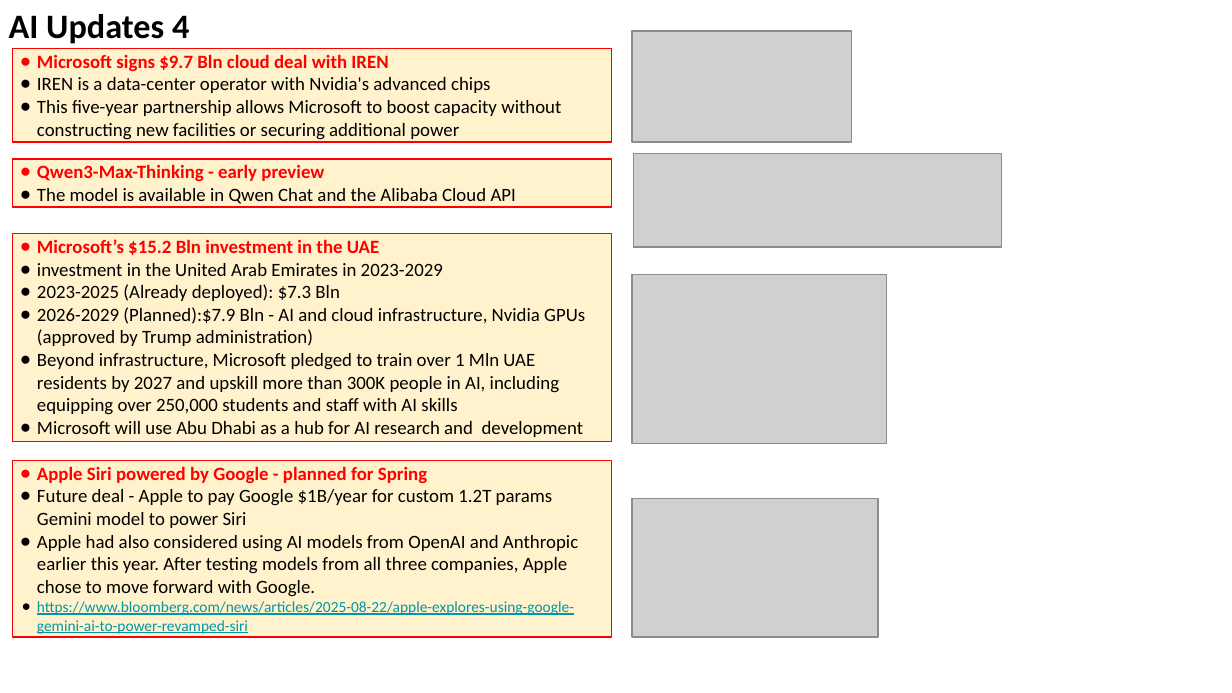
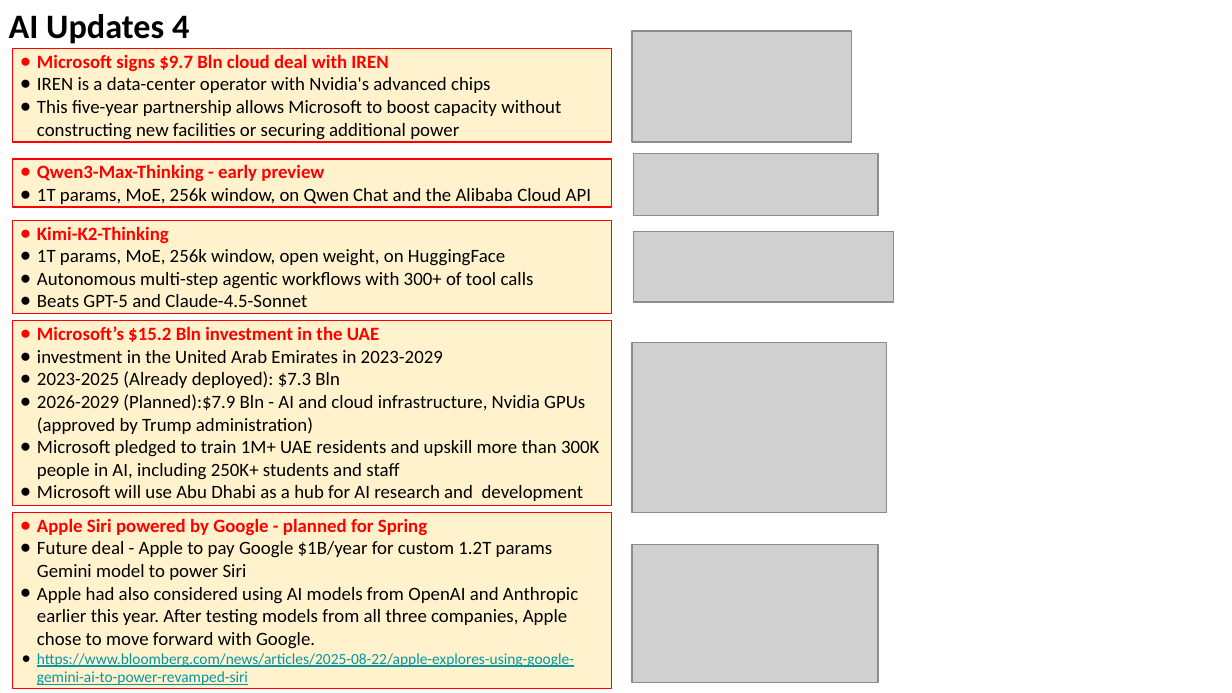
Before and after one commit to lselector/seminar, a slide deck: slide 10 of 2025/2025-11-07-AI-Updates.pptx. Drawn at 1232x693 pixels with LibreOffice and Linux fonts; fonts in the diff are those of the drawing; grey boxes stand for pictures. Boxes give left, top, right and bottom in pixels: in the first picture for what was removed or moved away, otherwise in the second. Text is boxed around its words. In the diff, an @@ line names an element or a change of style, - is before the commit and + after.

Commit message:
update

```diff
--- a/2025/2025-11-07-AI-Updates.pptx
+++ b/2025/2025-11-07-AI-Updates.pptx
@@ picture: place and size @@
-picture at [633, 154, 1002, 248]
+picture at [633, 154, 878, 217]
@@ text in rectangle at [37, 188, 591, 207]: text changed @@
-● The model is available in Qwen Chat and the Alibaba Cloud API
+● 1T params, MoE, 256k window, on Qwen Chat and the Alibaba Cloud API
@@ rectangle added at [12, 221, 611, 314], fill #FFF2CC, outline #FF0000 0.75 pt, 11 pt, text #000000 @@
+● Kimi-K2-Thinking
+● 1T params, MoE, 256k window, open weight, on HuggingFace
+● Autonomous multi-step agentic workflows with 300+ of tool calls
+● Beats GPT-5 and Claude-4.5-Sonnet
@@ picture added at [633, 232, 893, 303] @@
@@ rectangle "Microsoft’s $15.2 Bln investment in ...": place and size @@
-rectangle "Microsoft’s $15.2 Bln investment in ..." at [12, 234, 611, 442]
+rectangle "Microsoft’s $15.2 Bln investment in ..." at [12, 320, 611, 505]
@@ picture: place and size @@
-picture at [632, 275, 887, 445]
+picture at [632, 342, 887, 513]
@@ text in rectangle at [37, 440, 599, 480]: text changed @@
-● Beyond infrastructure, Microsoft pledged to train over 1 Mln UAE residents by 2027 and upskill more than 300K people in AI, including equipping over 250,000 students and staff with AI skills
+● Microsoft pledged to train 1M+ UAE residents and upskill more than 300K people in AI, including 250K+ students and staff
@@ rectangle "Apple Siri powered by Google ...": place and size @@
-rectangle "Apple Siri powered by Google ..." at [12, 461, 611, 637]
+rectangle "Apple Siri powered by Google ..." at [12, 513, 611, 689]
@@ picture: place and size @@
-picture at [632, 499, 878, 637]
+picture at [632, 545, 878, 683]
```
Also in this commit, not shown: 1 other slide changed, 1 slide added.
